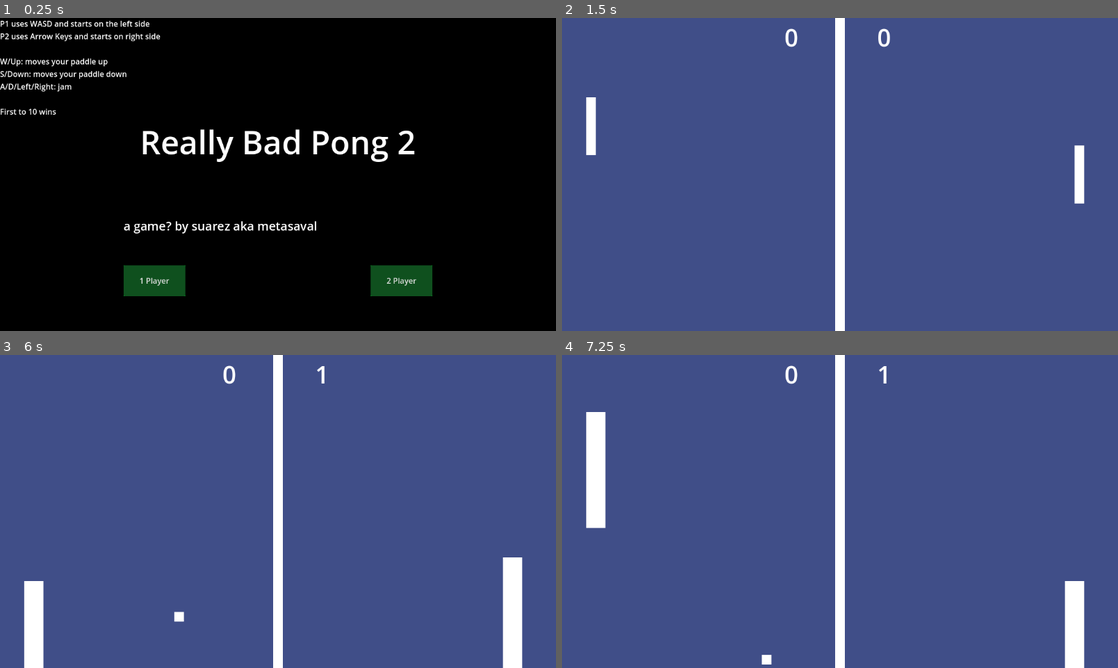
Above: before the commit, frames 1-4 (two rows, left to right).
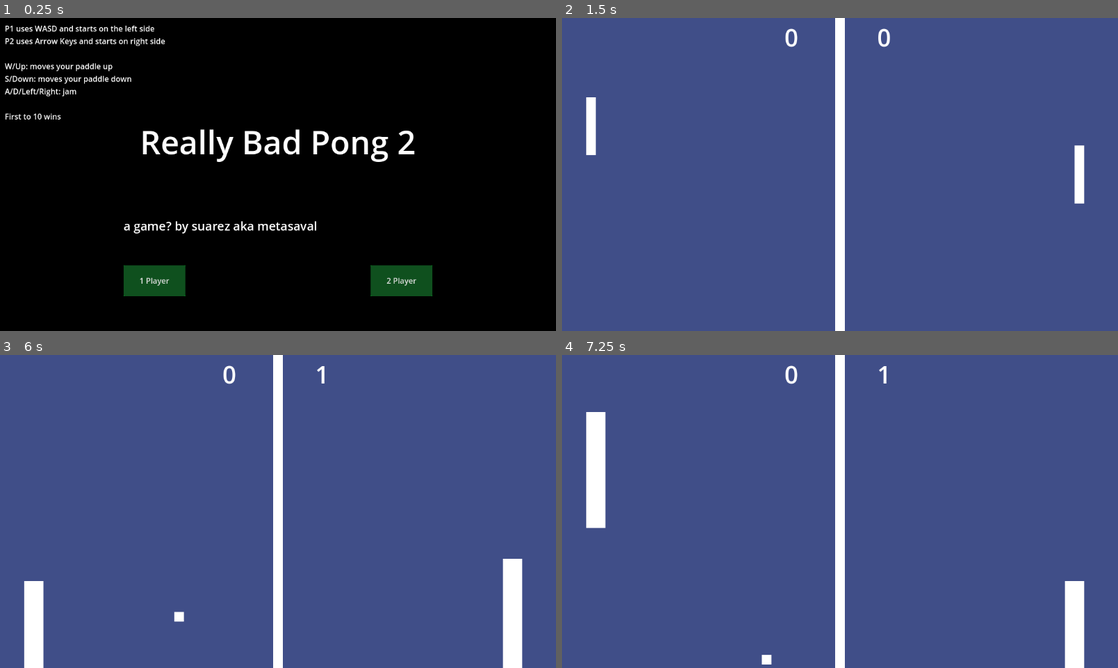
Above: after the commit, the same moments.

Repository: DDSuarez/ReallyBadPong2
Game: Godot game, scene res://main_menu.tscn
The game is run twice, just before and just after one commit, with the same random seed, the same clock (stepped at 60 frames per second) and the same inputs.
Inputs:
- Up to frame 1 (0.25 s): no input
- Up to frame 2 (1.5 s): click "1 Player" at 0.5 s; tap Enter at 1.25 s; hold W (p1_up) from 1.28 s (still down); tap A (p1_jam) at 1.35 s
- Up to frame 3 (6 s): release W (p1_up) at 2.03 s; hold S (p1_down) 2.03-2.78 s; tap Down (p2_down) at 2.1, 5.1 s; hold W (p1_up) 2.78-4.28 s; tap Left (p2_jam) at 2.85, 5.85 s; tap Up (p2_up) at 3.6 s; tap Space at 4.25 s; hold S (p1_down) from 4.28 s (still down); tap A (p1_jam) at 4.35 s
- Up to frame 4 (7.25 s): release S (p1_down) at 6.53 s; hold W (p1_up) from 6.53 s (still down); tap Up (p2_up) at 6.6 s

The runs differ from the first frame. In frame 1, 2.5% of the frame differs, in the area x 0-30%, y 0-33%; in frame 2, nothing differs; in frame 3, less than 0.1%; in frame 4, nothing differs.

Commit message:
it's a complete game wow

Diff:
--- a/CPU.gd
+++ b/CPU.gd
@@ -25,7 +25,7 @@
 		#move paddle towards ball
 		ball_pos = $"../Ball".position
 		dist = position.y - ball_pos.y
-		newSpeed = randi_range(100, CPU_SPEED)
+		newSpeed = randi_range(200, CPU_SPEED)
 
 		if abs(dist) > newSpeed * delta:
 			move_by = newSpeed * delta * (dist / abs(dist)) # gives a sign to the move_by variable to see if the ball is above or below
--- a/end_screen.gd
+++ b/end_screen.gd
@@ -6,14 +6,14 @@
 func _ready():
 	if Globals.playerScore >= 10:
 		if !Globals.player2Mode:
-			$Winner.set_text("Player won")
+			$Winner.set_text("Player Wins!")
 		else:
-			$Winner.set_text("Player 1 won")
+			$Winner.set_text("Player 1 Wins!")
 	else:
 		if !Globals.player2Mode:
-			$Winner.set_text("CPU won")
+			$Winner.set_text("CPU Wins!")
 		else:
-			$Winner.set_text("Player 2 won")
+			$Winner.set_text("Player 2 Wins!")
 
 # Called every frame. 'delta' is the elapsed time since the previous frame.
 func _process(delta):
--- a/main_menu.tscn
+++ b/main_menu.tscn
@@ -63,8 +63,10 @@
 
 [node name="Controls" type="Label" parent="."]
 texture_filter = 1
-offset_right = 413.0
-offset_bottom = 153.0
+offset_left = 10.0
+offset_top = 10.0
+offset_right = 423.0
+offset_bottom = 215.0
 text = "P1 uses WASD and starts on the left side
 P2 uses Arrow Keys and starts on right side
 
Not shown, changed: README.md
